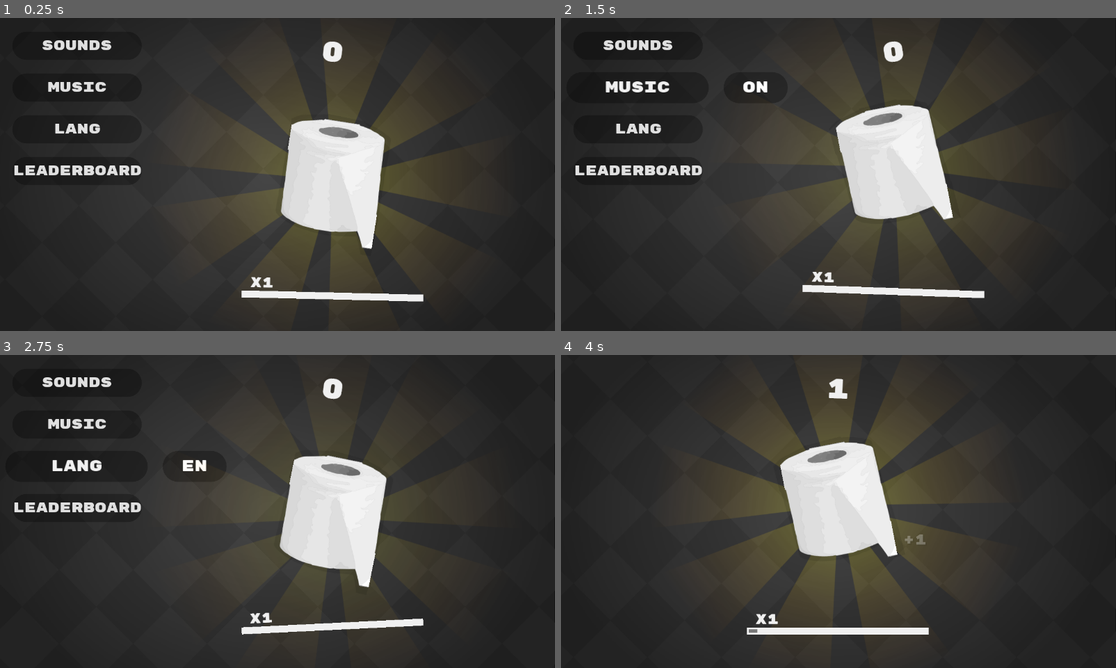
Above: before the commit, frames 1-4 (two rows, left to right).
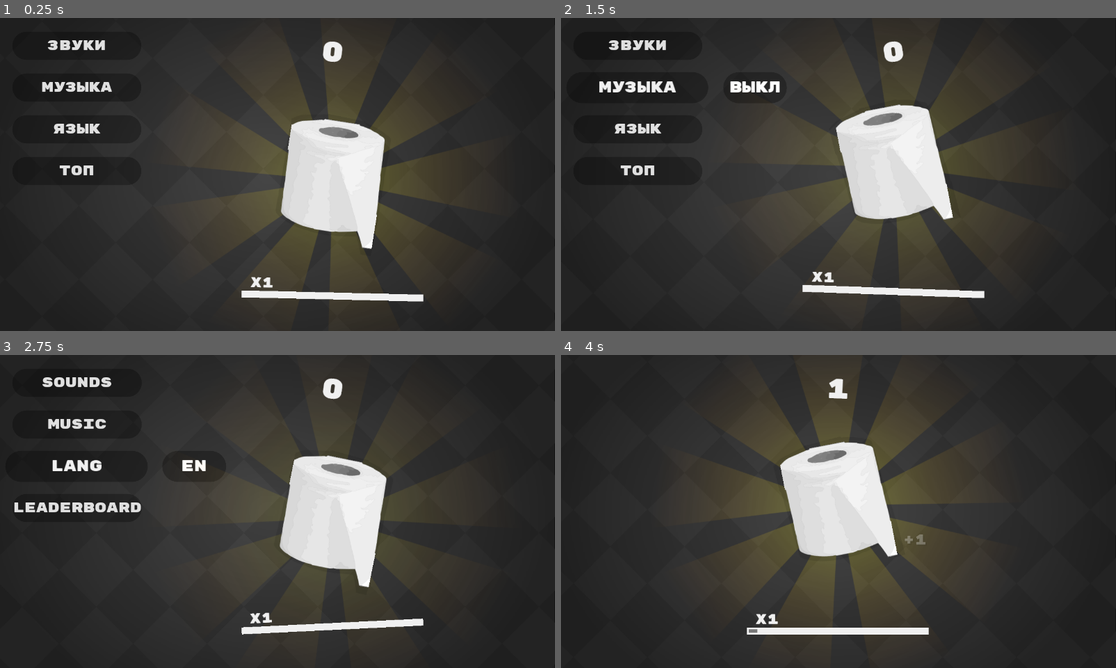
Above: after the commit, the same moments.

Repository: magwoo/PaperClicker
Game: Godot game, scene res://gameplay/game.tscn
The game is run twice, just before and just after one commit, with the same random seed, the same clock (stepped at 60 frames per second) and the same inputs. The engine's default icon, where the game draws it, is replaced by a stand-in: a white triangle on a blue panel in a dark square.
Inputs (mouse positions are in pixels of both pictures, inside the frame that each line leads up to):
- Up to frame 1 (0.25 s): no input
- Up to frame 2 (1.5 s): click "SOUNDS" (after the commit: "ЗВУКИ") at 0.5 s; click "MUSIC" (after the commit: "МУЗЫКА") at 1.25 s
- Up to frame 3 (2.75 s): click "LANG" (after the commit: "ЯЗЫК") at 2 s
- Up to frame 4 (4 s): click "LEADERBOARD" at 2.75 s; click (894, 511) at 3.5 s

The runs differ from the first frame. In frame 1, 1.1% of the frame differs, in the area x 2-26%, y 7-51%; in frame 2, 1.4%, in the area x 2-40%, y 7-51%; in frame 3, less than 0.1%; in frame 4, nothing differs.

Commit message:
fix lang reset and default settings

Diff:
--- a/global/classes/settings.gd
+++ b/global/classes/settings.gd
@@ -2,8 +2,8 @@
 extends Reference
 
 
-var sounds: bool = true setget update_sounds
-var music: bool = true setget update_music
+var sounds: bool = false setget update_sounds
+var music: bool = false setget update_music
 
 
 func update_music(value: bool) -> void:
--- a/global/data.gd
+++ b/global/data.gd
@@ -34,6 +34,7 @@
 	paper_per_click = SDK.player.get_data('paper_per_click', paper_per_click)
 	items = SDK.player.get_data('items', items, true)
 	settings = str2var(SDK.player.get_data('settings', var2str(settings)))
+	TranslationServer.set_locale(SDK.player.language)
 
 
 func wait_sync() -> void:
